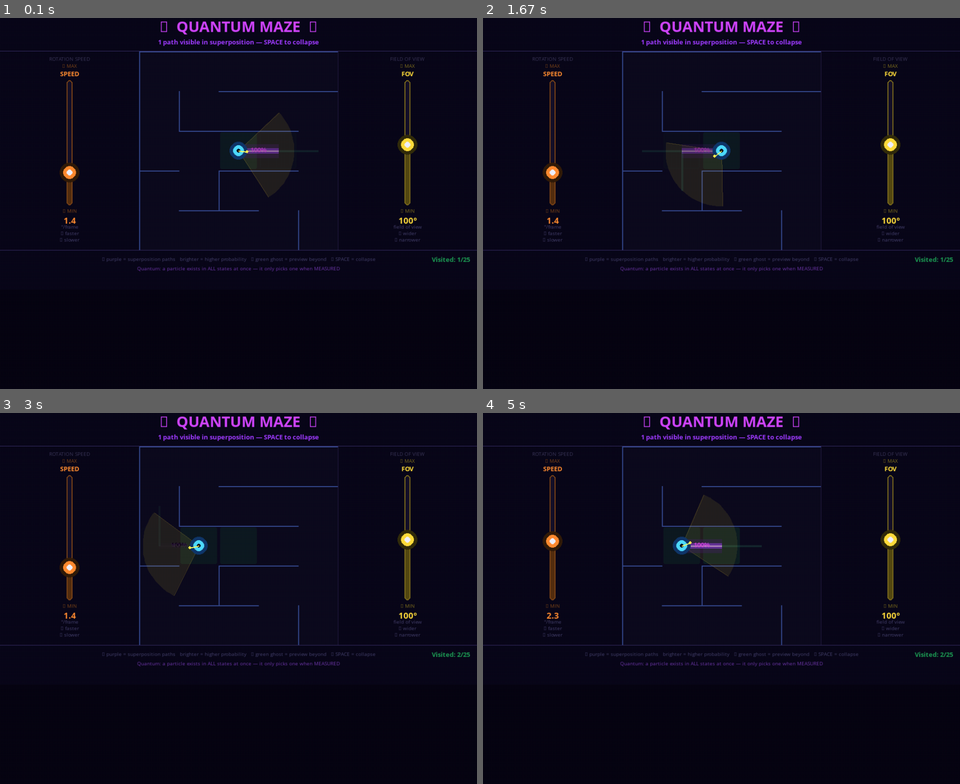
Above: before the commit, frames 1-4 (two rows, left to right).
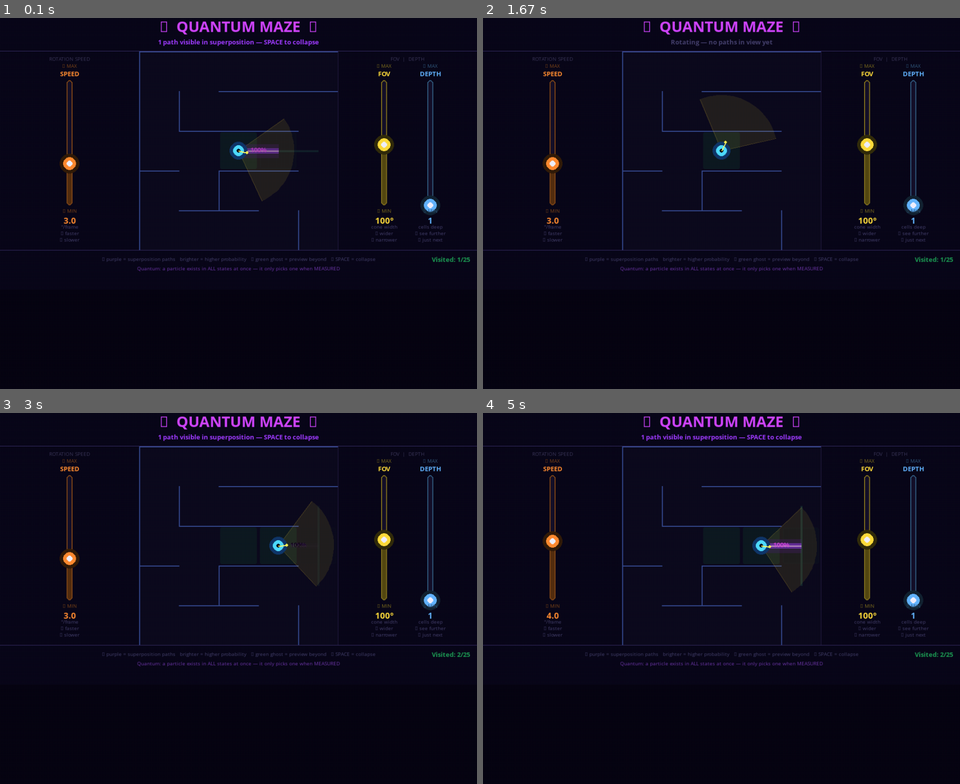
Above: after the commit, the same moments.

Repository: parzival1401/mobile_quantum-
Game: pygame game, started from quantum_maze.py
The game is run twice, just before and just after one commit, with the same random seed, the same clock (stepped at 60 frames per second) and the same inputs.
Inputs (mouse positions are in pixels of both pictures, inside the frame that each line leads up to):
- Up to frame 1 (0.1 s): no input
- Up to frame 2 (1.67 s): click (702, 218) at 0.38 s; click (831, 255) at 0.72 s; click (630, 273) at 1.55 s
- Up to frame 3 (3 s): tap Space at 1.83 s
- Up to frame 4 (5 s): press the mouse at (630, 668) at 3.2 s; move the mouse to (630, 646) at 3.3 s; release the mouse at (626, 624) at 3.43 s; click (554, 483) at 4.05 s; click (711, 639) at 4.38 s; press the mouse at (554, 557) at 4.7 s; move the mouse to (611, 550) at 4.8 s; release the mouse at (669, 542) at 4.93 s

The runs differ from the first frame. In frame 1, 2.0% of the frame differs, in the area x 12-94%, y 10-61%; in frame 2, 2.6%; in frame 3, 2.8%; in frame 4, 2.9%, in the area x 13-94%, y 10-61%.

Commit message:
Fix FOV_RADIUS NameError, add DEPTH slider, optimize overlay reuse
- Add get_fov_radius() after slider defs (radius scales with depth)
- Replace hardcoded FOV_RADIUS constant with get_fov_radius() call
- Add DEPTH slider (1–3 cells) with BFS preview traversal
- Pre-allocate _overlay surface; reuse with fill((0,0,0,0)) each frame
- Raise speed slider default 1.4→3.0 °/frame, max 4.5→8.0
- Update right panel label to "FOV | DEPTH"

Co-Authored-By: Claude Sonnet 4.6 <noreply@anthropic.com>

Diff:
--- a/quantum_maze.py
+++ b/quantum_maze.py
@@ -48,9 +48,11 @@
 # ─────────────────────────────────────────────────────────────────────────────
 SW, SH = 960, 760
 FPS    = 60
-screen = pygame.display.set_mode((SW, SH))
+screen   = pygame.display.set_mode((SW, SH))
 pygame.display.set_caption("Quantum Maze  |  Quantum Exhibition")
-clk    = pygame.time.Clock()
+clk      = pygame.time.Clock()
+# Pre-allocated transparent overlay — reused every frame (avoids per-frame Surface alloc)
+_overlay = pygame.Surface((SW, SH), pygame.SRCALPHA)
 
 # ─────────────────────────────────────────────────────────────────────────────
 # Colours
@@ -112,7 +114,7 @@
     (-1,  0, 270, "N"),   # 3
 ]
 
-FOV_RADIUS = int(CELL * 1.4)   # reach just past the adjacent cell
+# get_fov_radius() is defined after sliders (needs get_fov_depth)
 
 # ─────────────────────────────────────────────────────────────────────────────
 # Vertical Slider
@@ -182,21 +184,32 @@
 # ─────────────────────────────────────────────────────────────────────────────
 # Slider instances
 # ─────────────────────────────────────────────────────────────────────────────
-_SL_Y  = MY0 + 58
-_SL_H  = MAZE_H - 148
-_CX_SP = MX0 // 2                               # 93  — left panel centre
-_CX_FV = MX0 + MAZE_W + (SW - MX0 - MAZE_W) // 2  # 867 — right panel centre
-
-speed_slider = Slider(_CX_SP, _SL_Y, _SL_H, 0.3, 4.5, 1.4,
+_SL_Y   = MY0 + 58
+_SL_H   = MAZE_H - 148
+_RP_X   = MX0 + MAZE_W          # right panel x-start
+_RP_W   = SW - _RP_X            # right panel width
+
+_CX_SP    = MX0 // 2                    # left panel centre
+_CX_FV    = _RP_X + _RP_W * 1 // 3     # right panel, 1st slot
+_CX_DEPTH = _RP_X + _RP_W * 2 // 3     # right panel, 2nd slot
+
+SL_DEPTH_C = (100, 180, 255)    # sky-blue for depth slider
+
+speed_slider = Slider(_CX_SP, _SL_Y, _SL_H, 0.5, 8.0, 3.0,
                       "SPEED", "{:.1f}", SL_SPEED_C,
                       ("°/frame", "↑ faster", "↓ slower"))
-fov_slider   = Slider(_CX_FV, _SL_Y, _SL_H, 25,  180, 100,
+fov_slider   = Slider(_CX_FV,    _SL_Y, _SL_H, 25,  180, 100,
                       "FOV",   "{:.0f}°", SL_FOV_C,
-                      ("field of view", "↑ wider", "↓ narrower"))
-ALL_SLIDERS  = [speed_slider, fov_slider]
+                      ("cone width", "↑ wider", "↓ narrower"))
+depth_slider = Slider(_CX_DEPTH, _SL_Y, _SL_H, 1,   3,   1,
+                      "DEPTH", "{:.0f}", SL_DEPTH_C,
+                      ("cells deep", "↑ see further", "↓ just next"))
+ALL_SLIDERS  = [speed_slider, fov_slider, depth_slider]
 
 def get_rotate_speed(): return speed_slider.val
 def get_fov_deg():      return fov_slider.val
+def get_fov_depth():    return max(1, int(round(depth_slider.val)))
+def get_fov_radius():   return int(CELL * 1.4 * get_fov_depth())
 
 # ─────────────────────────────────────────────────────────────────────────────
 # Fixed maze — pre-computed adjacency matrix (21 × 21)
@@ -368,14 +381,14 @@
     rp_w = SW - rp_x
     pygame.draw.rect(screen, PANEL_BG, (rp_x, MY0, rp_w, MAZE_H))
     pygame.draw.line(screen, (40, 32, 72), (rp_x, MY0), (rp_x, MY0 + MAZE_H), 1)
-    t2 = F_XSM.render("FIELD OF VIEW", True, (60, 55, 90))
+    t2 = F_XSM.render("FOV  |  DEPTH", True, (60, 55, 90))
     screen.blit(t2, (rp_x + rp_w // 2 - t2.get_width() // 2, MY0 + 8))
 
 # ─────────────────────────────────────────────────────────────────────────────
 # Draw — FOV cone
 # ─────────────────────────────────────────────────────────────────────────────
 def draw_fov_cone(cx, cy, angle_deg, fov_deg, radius):
-    surf    = pygame.Surface((SW, SH), pygame.SRCALPHA)
+    _overlay.fill((0, 0, 0, 0))
     start_a = math.radians(angle_deg - fov_deg / 2)
     end_a   = math.radians(angle_deg + fov_deg / 2)
     steps   = 28
@@ -383,50 +396,85 @@
     for i in range(steps + 1):
         a = start_a + (end_a - start_a) * i / steps
         pts.append((cx + math.cos(a) * radius, cy + math.sin(a) * radius))
-    pygame.draw.polygon(surf, (*FOV_C, 24), pts)
+    pygame.draw.polygon(_overlay, (*FOV_C, 24), pts)
     for edge in (start_a, end_a):
-        pygame.draw.line(surf, (*FOV_C, 65),
+        pygame.draw.line(_overlay, (*FOV_C, 65),
                          (cx, cy),
                          (cx + int(math.cos(edge) * radius),
                           cy + int(math.sin(edge) * radius)), 1)
-    screen.blit(surf, (0, 0))
+    screen.blit(_overlay, (0, 0))
 
 # ─────────────────────────────────────────────────────────────────────────────
 # Draw — path preview (dim ghost of onward passages beyond each visible path)
 # ─────────────────────────────────────────────────────────────────────────────
 def draw_path_preview(r, c, paths, t):
+    """
+    Draw ghost previews up to get_fov_depth() cells ahead.
+    Each level is dimmer than the previous.
+    """
+    depth = get_fov_depth()
     pulse = 0.35 + 0.25 * math.sin(t * 0.09)
-    surf  = pygame.Surface((SW, SH), pygame.SRCALPHA)
+    _overlay.fill((0, 0, 0, 0))
     pr, pg, pb = PREVIEW_C
 
+    # BFS: frontier = list of (from_r, from_c, to_r, to_c)
+    frontier = []
     for d in paths:
         dr, dc, _, _ = DIRS[d]
         nr, nc = r + dr, c + dc
-        ncx, ncy = cell_cx(nc), cell_cy(nr)
-
-        # Subtle cell frame at the destination
-        rx = MX0 + nc * CELL + 4
-        ry = MY0 + nr * CELL + 4
-        pygame.draw.rect(surf, (pr // 3, pg // 3, pb // 3, int(32 * pulse)),
-                         (rx, ry, CELL - 8, CELL - 8), border_radius=3)
-        pygame.draw.rect(surf, (pr // 2, pg // 2, pb // 2, int(50 * pulse)),
-                         (rx, ry, CELL - 8, CELL - 8), 1, border_radius=3)
-
-        # Ghost lines for every open passage from the neighbour (except way back)
-        back = (d + 2) % 4
-        for nd in adj[nr][nc]:
-            if nd == back:
+        if 0 <= nr < ROWS and 0 <= nc < COLS:
+            frontier.append((r, c, nr, nc))
+
+    seen = {(r, c)}
+
+    for level in range(1, depth + 1):
+        alpha_scale = 0.7 ** (level - 1)   # each hop is dimmer
+        next_frontier = []
+
+        for fr, fc, nr, nc in frontier:
+            if (nr, nc) in seen:
                 continue
-            ndr, ndc, _, _ = DIRS[nd]
-            nnr, nnc = nr + ndr, nc + ndc
-            if 0 <= nnr < ROWS and 0 <= nnc < COLS:
-                alpha = int(75 * pulse)
-                pygame.draw.line(surf, (pr, pg, pb, alpha),
-                                 (ncx, ncy), (cell_cx(nnc), cell_cy(nnr)), 4)
-                pygame.draw.line(surf, (200, 255, 220, alpha // 2),
-                                 (ncx, ncy), (cell_cx(nnc), cell_cy(nnr)), 1)
-
-    screen.blit(surf, (0, 0))
+            seen.add((nr, nc))
+            ncx, ncy = cell_cx(nc), cell_cy(nr)
+
+            # Cell highlight box
+            rx = MX0 + nc * CELL + 4
+            ry = MY0 + nr * CELL + 4
+            pygame.draw.rect(_overlay,
+                             (pr // 3, pg // 3, pb // 3,
+                              int(32 * pulse * alpha_scale)),
+                             (rx, ry, CELL - 8, CELL - 8), border_radius=3)
+            pygame.draw.rect(_overlay,
+                             (pr // 2, pg // 2, pb // 2,
+                              int(50 * pulse * alpha_scale)),
+                             (rx, ry, CELL - 8, CELL - 8), 1, border_radius=3)
+
+            # Ghost lines for onward passages (skip the way back)
+            back = DIRS.index(next((d for d in DIRS
+                                    if d[0] == nr - fr and d[1] == nc - fc),
+                                   DIRS[0]))
+            back_opp = (back + 2) % 4
+            for nd in adj[nr][nc]:
+                if nd == back_opp:
+                    continue
+                ndr, ndc, _, _ = DIRS[nd]
+                nnr, nnc = nr + ndr, nc + ndc
+                if 0 <= nnr < ROWS and 0 <= nnc < COLS:
+                    alpha = int(75 * pulse * alpha_scale)
+                    pygame.draw.line(_overlay, (pr, pg, pb, alpha),
+                                     (ncx, ncy),
+                                     (cell_cx(nnc), cell_cy(nnr)), 4)
+                    pygame.draw.line(_overlay,
+                                     (200, 255, 220, alpha // 2),
+                                     (ncx, ncy),
+                                     (cell_cx(nnc), cell_cy(nnr)), 1)
+                    next_frontier.append((nr, nc, nnr, nnc))
+
+        frontier = next_frontier
+        if not frontier:
+            break
+
+    screen.blit(_overlay, (0, 0))
 
 # ─────────────────────────────────────────────────────────────────────────────
 # Draw — superposition paths
@@ -438,35 +486,29 @@
     """
     cx, cy = cell_cx(c), cell_cy(r)
     pulse  = 0.5 + 0.5 * math.sin(t * 0.13)
-    surf   = pygame.Surface((SW, SH), pygame.SRCALPHA)
+    _overlay.fill((0, 0, 0, 0))
     sr, sg, sb = SUPER_C
 
-    # Normalise weights to [0,1] for brightness scaling
     max_w = max(raw_weights) if raw_weights else 1.0
 
     for i, d in enumerate(paths):
         dr, dc, _, _ = DIRS[d]
         nx, ny = cell_cx(c + dc), cell_cy(r + dr)
 
-        # Scale glow by how centred this path is in the FOV
         w    = raw_weights[i] / max_w if max_w > 0 else 1.0
-        at   = int(140 * pulse * (0.35 + 0.65 * w))   # dim paths at FOV edge
-        # Outer glow
-        pygame.draw.line(surf, (sr // 2, sg // 2, sb // 2, at // 2),
+        at   = int(140 * pulse * (0.35 + 0.65 * w))
+        pygame.draw.line(_overlay, (sr // 2, sg // 2, sb // 2, at // 2),
                          (cx, cy), (nx, ny), int(20 * w + 8))
-        # Bright core
-        pygame.draw.line(surf, (sr, sg, sb, at), (cx, cy), (nx, ny), int(8 * w + 3))
-        pygame.draw.line(surf, (255, 200, 255, int(min(255, 200 * pulse * w))),
+        pygame.draw.line(_overlay, (sr, sg, sb, at), (cx, cy), (nx, ny), int(8 * w + 3))
+        pygame.draw.line(_overlay, (255, 200, 255, int(min(255, 200 * pulse * w))),
                          (cx, cy), (nx, ny), 2)
 
-        # Probability label at midpoint (bright = more likely, dim = less likely)
         mx_, my_ = (cx + nx) // 2, (cy + ny) // 2
-        pct_str  = f"{probs[i]}%"
         v        = int(220 * pulse * (0.4 + 0.6 * w))
-        lbl      = F_SM.render(pct_str, True, (v, v // 3, v))
-        surf.blit(lbl, (mx_ - lbl.get_width() // 2, my_ - lbl.get_height() // 2 - 2))
-
-    screen.blit(surf, (0, 0))
+        lbl      = F_SM.render(f"{probs[i]}%", True, (v, v // 3, v))
+        _overlay.blit(lbl, (mx_ - lbl.get_width() // 2, my_ - lbl.get_height() // 2 - 2))
+
+    screen.blit(_overlay, (0, 0))
 
 # ─────────────────────────────────────────────────────────────────────────────
 # Draw — collapse flash
@@ -476,16 +518,16 @@
     dr, dc, _, _ = DIRS[chosen]
     nx, ny       = cell_cx(c + dc), cell_cy(r + dr)
     t            = timer / COLLAPSE_FRAMES
-    surf         = pygame.Surface((SW, SH), pygame.SRCALPHA)
-    pygame.draw.line(surf, (*COLLAPSE_C, int(255 * t)),
+    _overlay.fill((0, 0, 0, 0))
+    pygame.draw.line(_overlay, (*COLLAPSE_C, int(255 * t)),
                      (cx, cy), (nx, ny), max(2, int(18 * t)))
-    pygame.draw.line(surf, (255, 255, 255, int(190 * t)),
+    pygame.draw.line(_overlay, (255, 255, 255, int(190 * t)),
                      (cx, cy), (nx, ny), 2)
+    screen.blit(_overlay, (0, 0))
     mx_, my_ = (cx + nx) // 2, (cy + ny) // 2
     lbl = F_SM.render("COLLAPSED!", True, COLLAPSE_C)
     lbl.set_alpha(int(255 * t))
-    surf.blit(lbl, (mx_ - lbl.get_width() // 2, my_ - 22))
-    screen.blit(surf, (0, 0))
+    screen.blit(lbl, (mx_ - lbl.get_width() // 2, my_ - 22))
 
 # ─────────────────────────────────────────────────────────────────────────────
 # Draw — character
@@ -627,7 +669,7 @@
             py = int(py + (cell_cy(tr) - py) * te)
 
         draw_fov_cone(cell_cx(char_c), cell_cy(char_r),
-                      char_angle, get_fov_deg(), FOV_RADIUS)
+                      char_angle, get_fov_deg(), get_fov_radius())
 
         if state == STATE_ROTATING and visible_paths:
             _, probs = path_weights(visible_paths, char_angle, get_fov_deg())
